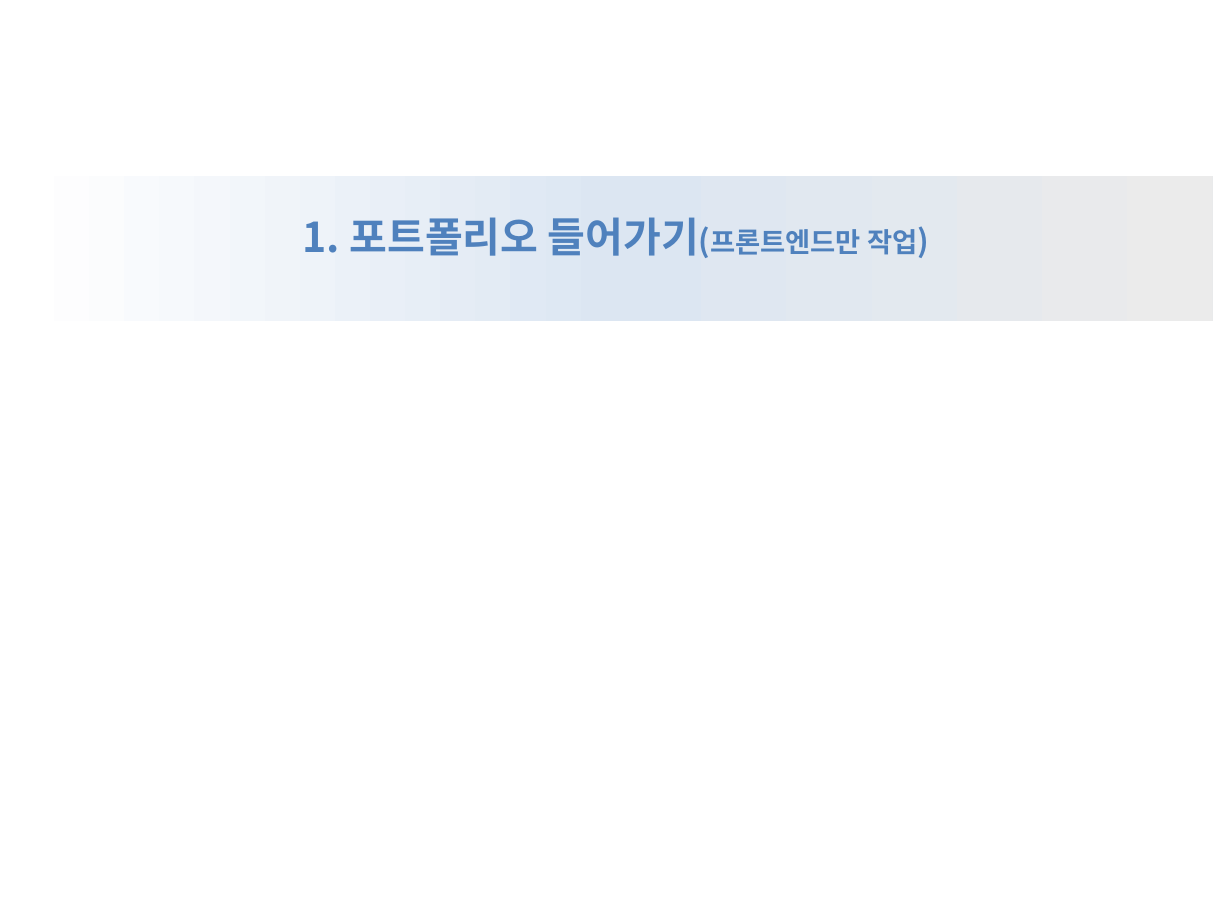
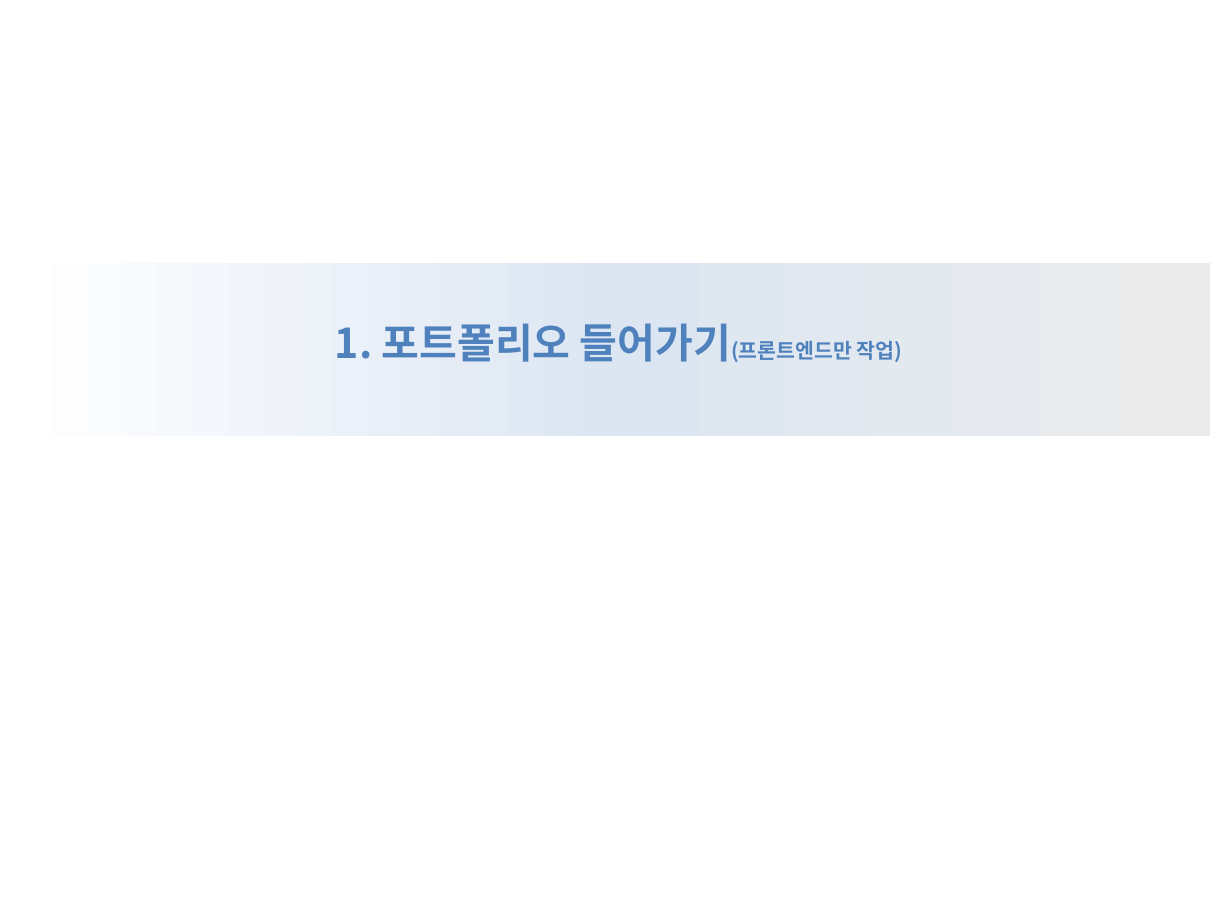
Before and after one commit to miniplugin/human, a slide deck: slide 3 of git_img/projectv1.1_manual.pptx. Drawn at 1232x924 pixels with LibreOffice and Linux fonts; fonts in the diff are those of the drawing. Boxes give left, top, right and bottom in pixels: in the first picture for what was removed or moved away, otherwise in the second. Text is boxed around its words. In the diff, an @@ line names an element or a change of style, - is before the commit and + after.

```diff
--- a/git_img/projectv1.1_manual.pptx
+++ b/git_img/projectv1.1_manual.pptx
@@ rectangle: place and size @@
-rectangle at [18,176,1212,322]
+rectangle at [16,264,1210,436]
@@ text "1. 포트폴리오 들어가기(프론트엔드만 작업)": place and size @@
-text "1. 포트폴리오 들어가기(프론트엔드만 작업)" at [303,217,917,256]
+text "1. 포트폴리오 들어가기(프론트엔드만 작업)" at [335,323,903,362]
@@ text "1. 포트폴리오 들어가기(프론트엔드만 작업)" at [335,323,903,362]: size 18 to 12 pt, size 16 to 12 pt in "들어가기(프론트엔드만 작업)" @@
```
Also in this commit, not shown: 3 other slides changed, 24 slides added, 3 slides removed, 1 other file.
